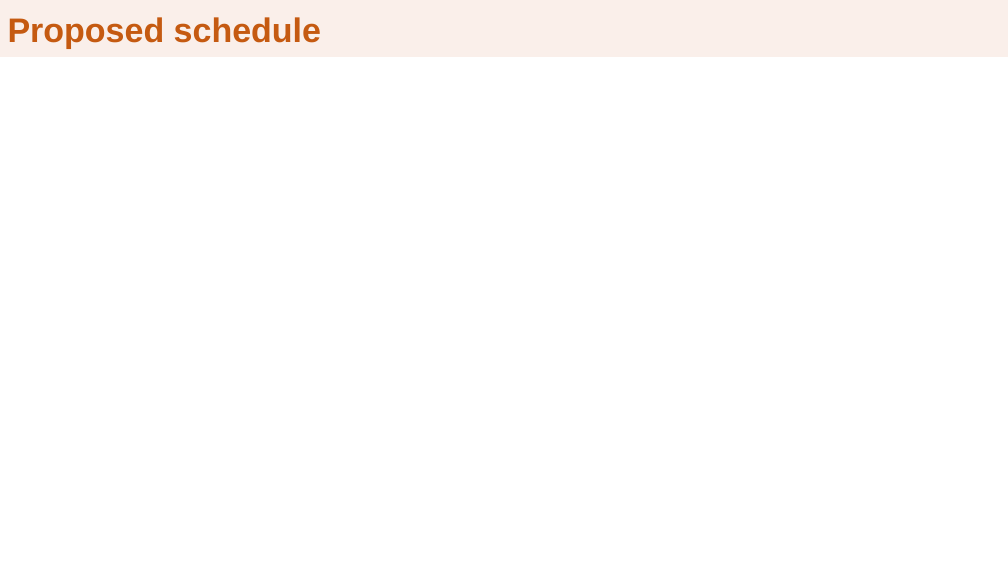
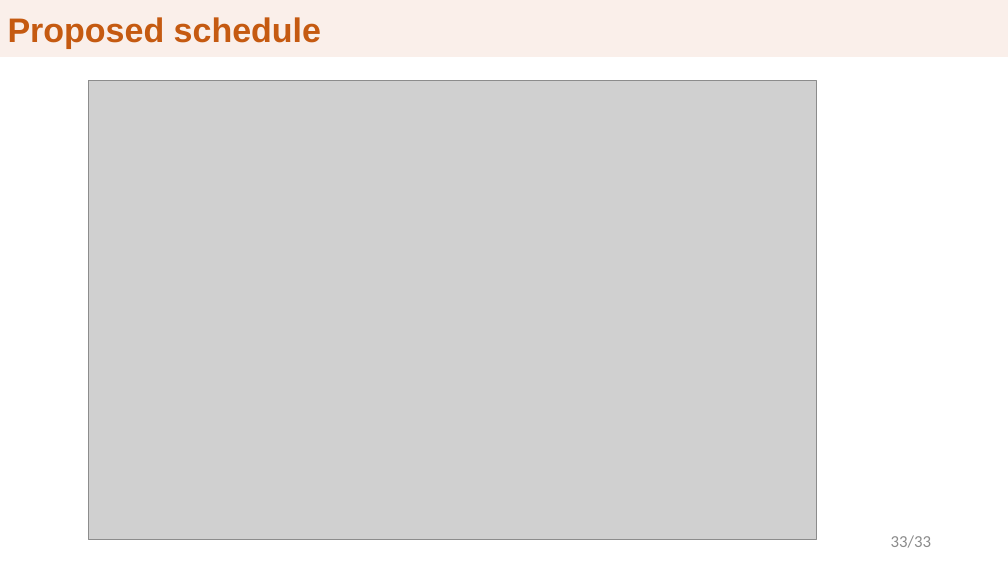
Before and after one commit to clemekay/preliminary-exam, a slide deck: slide 48 of Prelim_presentation.pptx (slide 12 before the commit). Drawn at 1008x567 pixels with LibreOffice and Linux fonts; fonts in the diff are those of the drawing; grey boxes stand for pictures; background and template pictures are left out. Boxes give left, top, right and bottom in pixels: in the first picture for what was removed or moved away, otherwise in the second. Text is boxed around its words. In the diff, an @@ line names an element or a change of style, - is before the commit and + after.

```diff
--- a/Prelim_presentation.pptx
+++ b/Prelim_presentation.pptx
@@ picture added at (88,80,816,539) @@
@@ text added at (891,535,931,548), 16 pt, text #8C8C8C @@
+33/33
```
Also in this commit, not shown: 7 other slides changed, 42 slides added, 6 slides removed, 1 other file.
